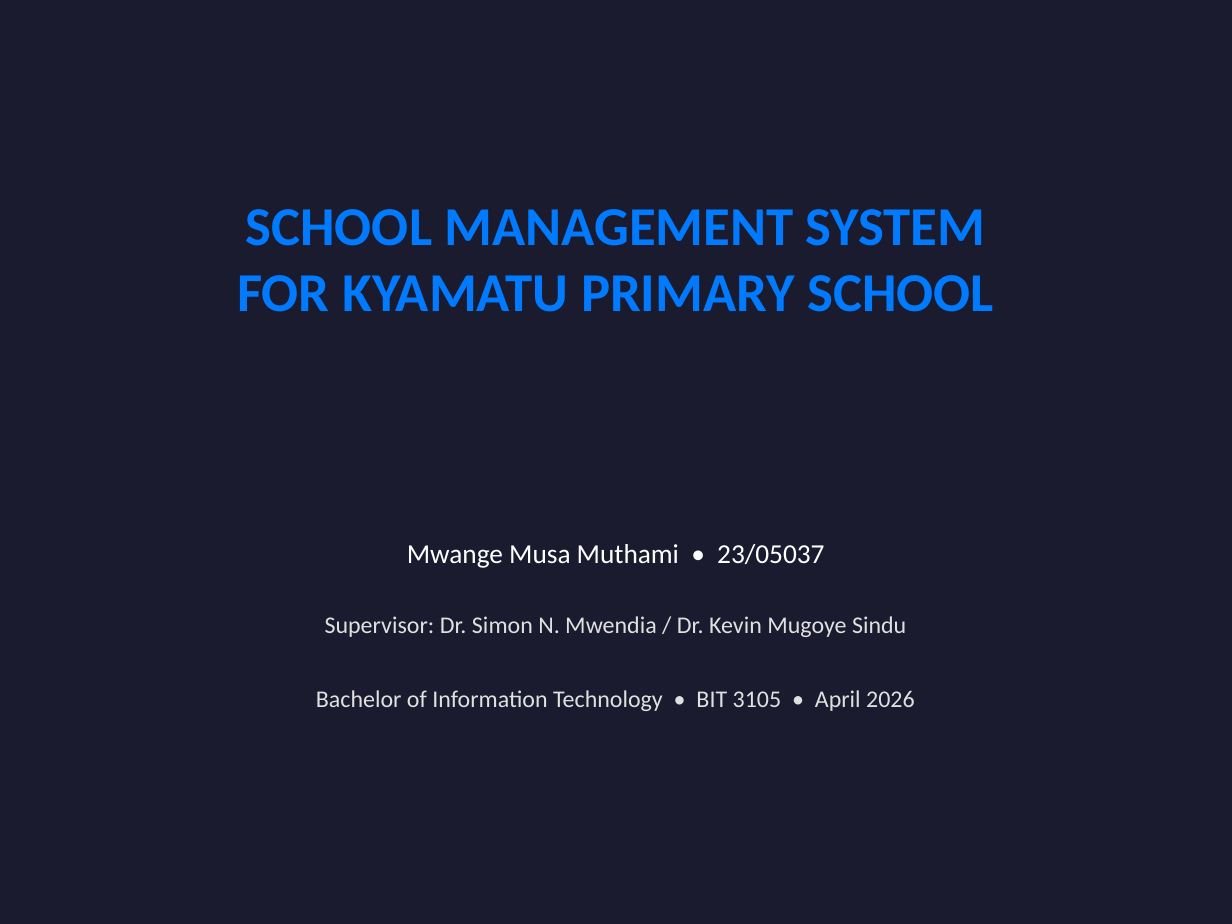
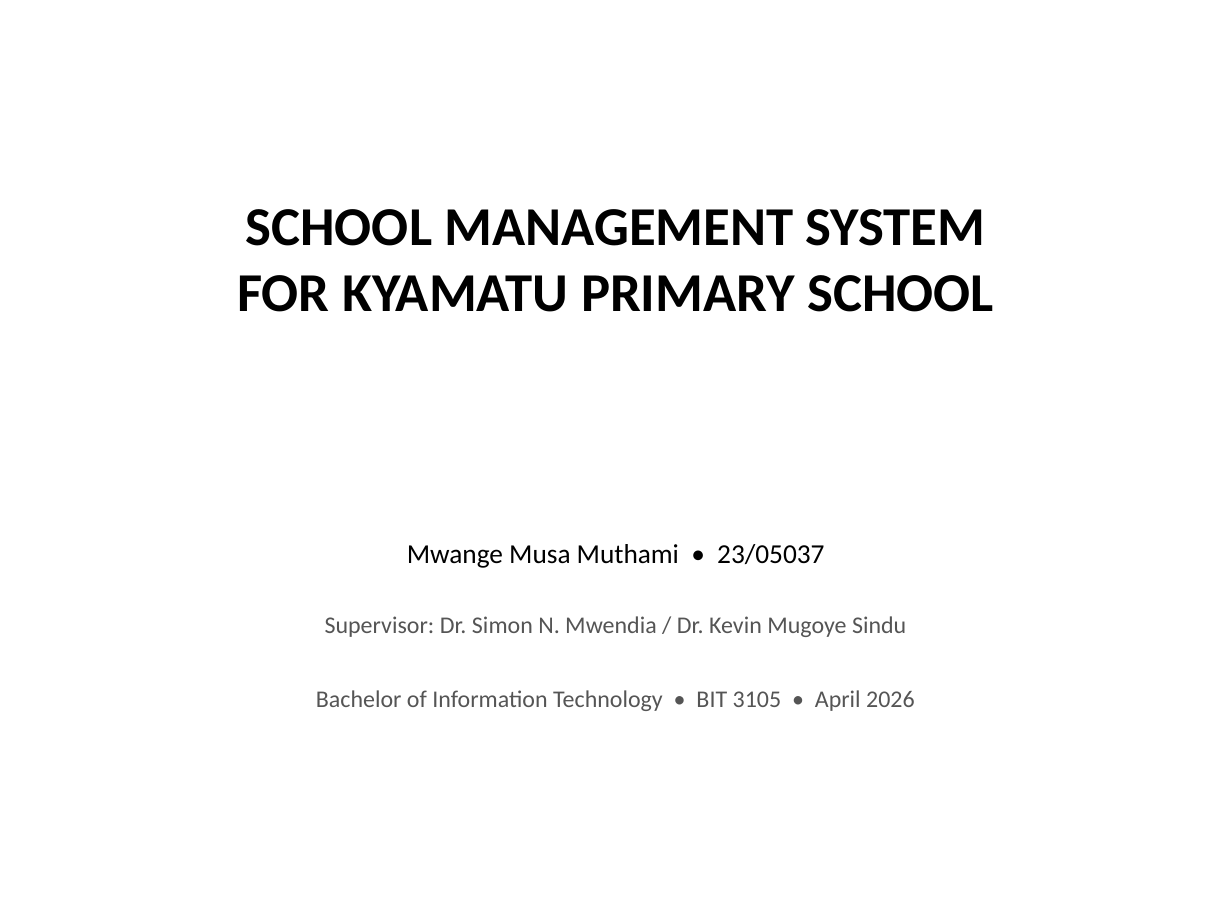
Before and after one commit to MuthamiM/KYAMATU-SMS, a slide deck: slide 1 of docs/8_Final_Presentation.pptx. Drawn at 1232x924 pixels with LibreOffice and Linux fonts; fonts in the diff are those of the drawing. Boxes give left, top, right and bottom in pixels: in the first picture for what was removed or moved away, otherwise in the second. Text is boxed around its words. In the diff, an @@ line names an element or a change of style, - is before the commit and + after.

```diff
--- a/docs/8_Final_Presentation.pptx
+++ b/docs/8_Final_Presentation.pptx
@@ background #1B1B2F to #FFFFFF @@
@@ text "SCHOOL MANAGEMENT SYSTEM FOR KYAMATU ..." at (237, 209, 994, 312): text colour #007BFF to #000000 @@
@@ text "Mwange Musa Muthami • 23/05037" at (407, 544, 824, 568): text colour #FFFFFF to #000000 @@
@@ text "Supervisor: Dr. Simon N. Mwendia ..." at (325, 616, 906, 637): text colour #E0E0E0 to #555555 @@
@@ text "Bachelor of Information Technology • ..." at (316, 690, 915, 711): text colour #E0E0E0 to #555555 @@
```
Also in this commit, not shown: 14 other slides changed, 3 other files.
